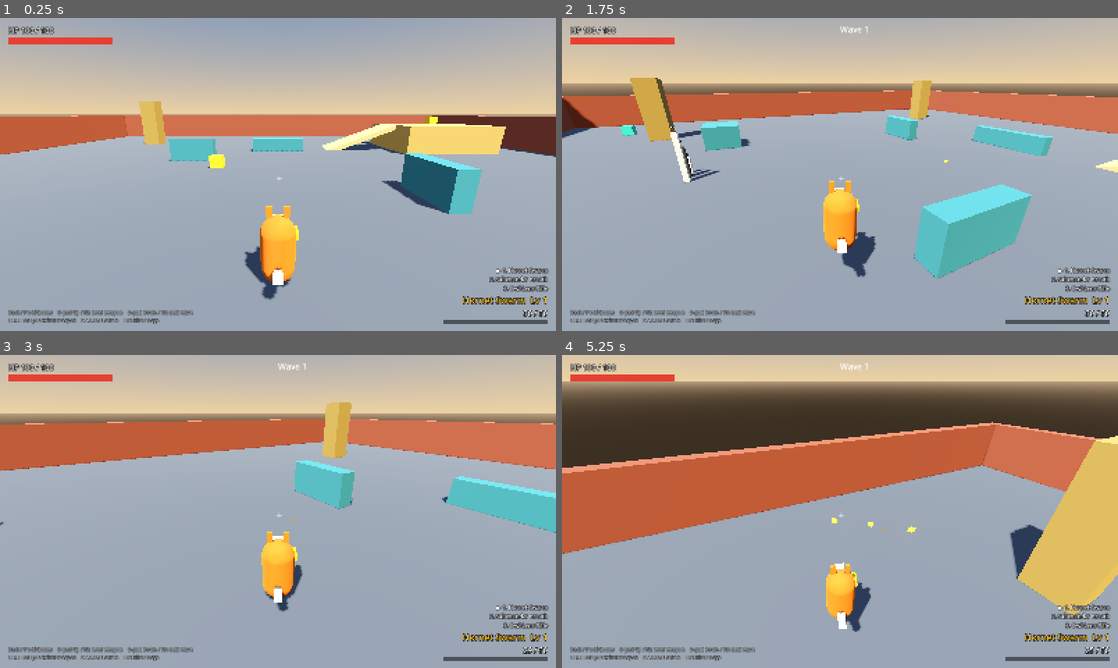
Above: before the commit, frames 1-4 (two rows, left to right).
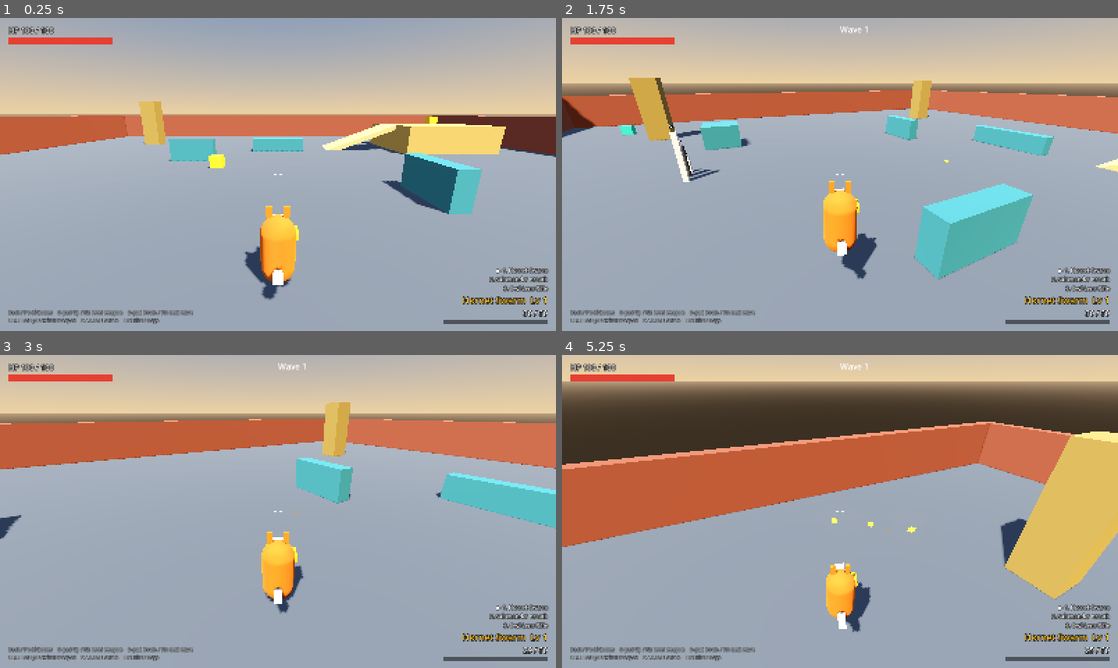
Above: after the commit, the same moments.

Repository: ArcticGizmo/project-fox
Game: Godot game, scene res://scenes/main.tscn
Same seed, same stepped clock (60 frames per second), same inputs: the game is played once before the commit and once after it.
Inputs (mouse positions are in pixels of both pictures, inside the frame that each line leads up to):
- Up to frame 1 (0.25 s): no input
- Up to frame 2 (1.75 s): move the mouse to (962, 158) at 0.52 s; press the mouse at (962, 158) at 0.53 s; hold D (move_right) 0.53-1.28 s; tap Shift (dodge) at 0.6 s; tap Space (jump) at 0.77, 1.52 s; move the mouse to (812, 174) at 1.27 s; release the mouse at (812, 174) at 1.28 s; hold W (move_forward) from 1.28 s (still down); click (812, 174) at 1.35 s; right-click (812, 174) at 1.55 s
- Up to frame 3 (3 s): keep holding W (move_forward); move the mouse to (289, 505) at 2.02 s; hold Right mouse button (strafe) 2.03-2.78 s; click (289, 505) at 2.17 s; tap Shift (dodge) at 2.3, 2.85 s; move the mouse to (272, 517) at 2.77 s
- Up to frame 4 (5.25 s): keep holding W (move_forward); tap Space (jump) at 3.02, 3.77, 4.52 s; click (834, 517) at 3.05 s; move the mouse to (878, 514) at 3.52 s; press the mouse at (878, 514) at 3.53 s; right-click (878, 514) at 3.8 s; move the mouse to (795, 508) at 4.27 s; release the mouse at (795, 508) at 4.28 s; tap Down (look_down) at 4.35 s; click (795, 508) at 4.42 s; tap Shift (dodge) at 4.55 s; move the mouse to (845, 511) at 5.02 s; press the mouse at (845, 511) at 5.03 s; tap Left (look_left) at 5.1 s

The runs differ from the first frame. In frame 1, less than 0.1% of the frame differs, in the area x 49-51%, y 49-52%; in frame 2, 1.2%; in frame 3, 2.2%; in frame 4, 6.2%, in the area x 0-100%, y 21-89%.

Commit message:
Slow strafing and add a rifle scope
Strafe (LT / RMB):
- Speed 0.85 -> 0.6 of run speed, with extra slowdown when backpedalling.
- The fox faces the camera direction rather than the aim-assist target, so
  facing no longer jitters when the lock switches between enemies.
- The camera pulls in slightly so the mode change reads.

Scoped weapons (WeaponData.zoom_fov > 0; the Owl-Lens Rifle uses 25):
- Strafe becomes a scope: over-the-shoulder camera, narrow FOV, look speed
  scaled by zoom, 0.4x move speed, 1 degree aim assist, fox hidden.
- New Reticle control draws the scope ring and the lock-on colour.

Also adds WeaponData.uses_aim_assist and AimInfo.raw_point for weapons
that should fire exactly at the reticle.

test.ps1 now re-imports until every class_name is registered; a single
import pass sometimes missed newly added scripts.

Co-Authored-By: Claude Opus 5.5 <noreply@anthropic.com>

Diff:
--- a/data/weapons/owl_lens_rifle.tres
+++ b/data/weapons/owl_lens_rifle.tres
@@ -53,5 +53,6 @@
 description = "A brass owl's eye focused into a piercing beam. Weak-spot hits crit."
 color = Color(0.55, 0.85, 1, 1)
 weapon_script = ExtResource("3_behaviour")
+zoom_fov = 25.0
 xp_to_next_level = PackedInt32Array(50, 120, 240)
 levels = Array[ExtResource("2_stats")]([SubResource("Lv1"), SubResource("Lv2"), SubResource("Lv3"), SubResource("Lv4")])
--- a/scripts/player/camera_rig.gd
+++ b/scripts/player/camera_rig.gd
@@ -12,6 +12,9 @@
 
 var _follow: Vector3 = Vector3.ZERO
 var _shake: float = 0.0
+var _view_distance: float = 0.0
+var _view_fov: float = 0.0
+var _view_shoulder: float = 0.0
 
 
 func _ready() -> void:
@@ -32,7 +35,20 @@
 	camera.fov = tuning.camera_fov
 	spring.add_child(camera)
 	GameFeel.shake_requested.connect(add_shake)
+	set_view(tuning.camera_distance, tuning.camera_fov, 0.0)
 	snap_to_target()
+
+
+## Target view; follow() blends toward it. Used for strafe and scope modes.
+func set_view(distance: float, fov: float, shoulder: float) -> void:
+	_view_distance = distance
+	_view_fov = fov
+	_view_shoulder = shoulder
+
+
+## Look speed scales with zoom so aiming stays controllable through a scope.
+func look_scale() -> float:
+	return camera.fov / tuning.camera_fov
 
 
 func apply_look(input: PlayerInputState, delta: float) -> void:
@@ -41,10 +57,11 @@
 	if mag > 0.0:
 		stick = stick / mag * pow(minf(mag, 1.0), tuning.look_response_exponent)
 	var invert := -1.0 if tuning.invert_y else 1.0
-	yaw -= stick.x * deg_to_rad(tuning.look_speed_yaw_deg) * delta
-	yaw -= deg_to_rad(input.mouse_look.x * tuning.mouse_sensitivity)
-	pitch -= stick.y * deg_to_rad(tuning.look_speed_pitch_deg) * delta * invert
-	pitch -= deg_to_rad(input.mouse_look.y * tuning.mouse_sensitivity) * invert
+	var s := look_scale()
+	yaw -= stick.x * deg_to_rad(tuning.look_speed_yaw_deg) * delta * s
+	yaw -= deg_to_rad(input.mouse_look.x * tuning.mouse_sensitivity) * s
+	pitch -= stick.y * deg_to_rad(tuning.look_speed_pitch_deg) * delta * invert * s
+	pitch -= deg_to_rad(input.mouse_look.y * tuning.mouse_sensitivity) * invert * s
 	pitch = clampf(pitch, deg_to_rad(tuning.pitch_min_deg), deg_to_rad(tuning.pitch_max_deg))
 
 
@@ -59,6 +76,10 @@
 	_follow.y = lerpf(_follow.y, desired.y, kv)
 	global_position = _follow
 	rotation = Vector3(pitch, yaw, 0.0)
+	var km := 1.0 - exp(-tuning.camera_mode_sharpness * delta)
+	spring.spring_length = lerpf(spring.spring_length, _view_distance, km)
+	spring.position.x = lerpf(spring.position.x, _view_shoulder, km)
+	camera.fov = lerpf(camera.fov, _view_fov, km)
 	_shake = maxf(0.0, _shake - tuning.shake_decay * delta)
 	var s := _shake * _shake * tuning.max_shake_offset
 	camera.h_offset = randf_range(-s, s)
--- a/scripts/player/player.gd
+++ b/scripts/player/player.gd
@@ -40,6 +40,7 @@
 
 var aim_target: Node3D = null
 var aim_point: Vector3 = Vector3.ZERO
+var raw_aim_point: Vector3 = Vector3.ZERO
 var aim_direction: Vector3 = Vector3.FORWARD
 
 var facing_yaw: float = 0.0
@@ -199,6 +200,7 @@
 	_update_timers(delta)
 	camera_rig.apply_look(input, delta)
 	_handle_weapon_switch()
+	_update_camera_mode()
 	_update_aim()
 	_move(delta)
 	_handle_fire()
@@ -233,7 +235,6 @@
 		_air_dodge_used = false
 
 	var wish := camera_relative(input.move)
-	var strafing := input.strafe_held
 
 	# Dodge
 	if input.dodge_pressed and _dodge_cooldown <= 0.0 and _dodge_time <= 0.0 and (on_floor or not _air_dodge_used):
@@ -250,8 +251,7 @@
 	if is_dodging():
 		h = _dodge_dir * tuning.dodge_speed
 	else:
-		var speed := tuning.run_speed * (tuning.strafe_speed_multiplier if strafing else 1.0)
-		var target_h := wish * speed
+		var target_h := wish * move_speed_for(wish)
 		var accel: float
 		if not on_floor:
 			accel = tuning.air_acceleration
@@ -288,6 +288,42 @@
 	move_and_slide()
 
 
+## Top speed for a wish direction: full run, strafe (slower, slowest backwards) or scoped.
+func move_speed_for(wish: Vector3) -> float:
+	if is_zoomed():
+		return tuning.run_speed * tuning.zoom_move_multiplier
+	if not is_strafing():
+		return tuning.run_speed
+	var speed := tuning.run_speed * tuning.strafe_speed_multiplier
+	if wish.length_squared() > 0.0001:
+		var backwards := maxf(0.0, -wish.normalized().dot(camera_forward()))
+		speed *= lerpf(1.0, tuning.strafe_backpedal_multiplier, backwards)
+	return speed
+
+
+func is_strafing() -> bool:
+	return input.strafe_held and not is_dead
+
+
+## Strafe with a scoped weapon (WeaponData.zoom_fov > 0) looks down the scope.
+func is_zoomed() -> bool:
+	var w := current_weapon()
+	return is_strafing() and w != null and w.data.zoom_fov > 0.0
+
+
+func camera_forward() -> Vector3:
+	return Vector3(-sin(camera_rig.yaw), 0.0, -cos(camera_rig.yaw))
+
+
+func _update_camera_mode() -> void:
+	if is_zoomed():
+		camera_rig.set_view(tuning.zoom_camera_distance, current_weapon().data.zoom_fov, tuning.zoom_shoulder_offset)
+	elif is_strafing():
+		camera_rig.set_view(tuning.strafe_camera_distance, tuning.camera_fov, 0.0)
+	else:
+		camera_rig.set_view(tuning.camera_distance, tuning.camera_fov, 0.0)
+
+
 ## Converts a stick/WASD vector into a world direction relative to the camera.
 func camera_relative(move: Vector2) -> Vector3:
 	var wish := Basis(Vector3.UP, camera_rig.yaw) * Vector3(move.x, 0.0, move.y)
@@ -297,7 +333,12 @@
 func _update_facing(delta: float) -> void:
 	var target_yaw := facing_yaw
 	var speed := deg_to_rad(tuning.turn_speed_deg)
-	if input.strafe_held or _fire_facing > 0.0:
+	if is_strafing():
+		# Lock to the camera, not the aim target, so strafing never jitters
+		# when aim assist swaps targets.
+		target_yaw = camera_rig.yaw
+		speed = deg_to_rad(tuning.fire_turn_speed_deg)
+	elif _fire_facing > 0.0:
 		target_yaw = yaw_of(aim_direction)
 		speed = deg_to_rad(tuning.fire_turn_speed_deg)
 	elif is_dodging():
@@ -332,15 +373,20 @@
 	var origin := camera_rig.get_aim_origin()
 	var dir := camera_rig.get_aim_direction()
 	# Start near the player so nothing between camera and fox is targeted.
-	var start := origin + dir * (tuning.camera_distance * 0.8)
+	var start := origin + dir * (camera_rig.spring.spring_length * 0.8)
 	var far := start + dir * tuning.aim_max_range
 	var space := get_world_3d().direct_space_state
 	var q := PhysicsRayQueryParameters3D.create(start, far, Layers.WORLD | Layers.ENEMY_HURTBOX)
 	q.collide_with_areas = true
 	var hit := space.intersect_ray(q)
-	aim_point = far if hit.is_empty() else (hit["position"] as Vector3)
-	aim_target = AimAssist.pick_target(start, dir, AimAssist.nodes_in_group(get_tree(), &"aim_targets"),
-			tuning.aim_assist_angle_deg, tuning.aim_max_range, space, muzzle.global_position)
+	raw_aim_point = far if hit.is_empty() else (hit["position"] as Vector3)
+	aim_point = raw_aim_point
+	aim_target = null
+	var w := current_weapon()
+	if w == null or w.data.uses_aim_assist:
+		var angle := tuning.zoom_aim_assist_angle_deg if is_zoomed() else tuning.aim_assist_angle_deg
+		aim_target = AimAssist.pick_target(start, dir, AimAssist.nodes_in_group(get_tree(), &"aim_targets"),
+				angle, tuning.aim_max_range, space, muzzle.global_position)
 	if aim_target != null:
 		aim_point = AimAssist.get_aim_point(aim_target)
 	var to := aim_point - muzzle.global_position
@@ -350,6 +396,7 @@
 func current_aim() -> AimInfo:
 	var aim := AimInfo.create(muzzle.global_position, aim_direction, aim_target)
 	aim.point = aim_point
+	aim.raw_point = raw_aim_point
 	return aim
 
 
@@ -458,3 +505,6 @@
 	_body_material.emission = Color(1.0, 0.1, 0.1) * _flash
 	# Blink during hurt i-frames (not dodge i-frames: dodging should look clean).
 	visual.visible = _hurt_iframes <= 0.0 or fmod(_hurt_iframes, 0.12) > 0.05
+	# Hide the fox once the scope is mostly zoomed in; at that FOV it fills the frame.
+	if is_zoomed() and camera_rig.camera.fov < tuning.camera_fov * 0.6:
+		visual.visible = false
--- a/scripts/player/player_tuning.gd
+++ b/scripts/player/player_tuning.gd
@@ -7,7 +7,9 @@
 @export var run_speed: float = 8.5
 @export var ground_acceleration: float = 70.0
 @export var ground_deceleration: float = 90.0
-@export var strafe_speed_multiplier: float = 0.85
+@export var strafe_speed_multiplier: float = 0.6
+## Extra multiplier when moving directly backwards while strafing (1 = none).
+@export var strafe_backpedal_multiplier: float = 0.75
 ## How fast the fox turns to face its movement direction.
 @export var turn_speed_deg: float = 900.0
 ## Faster turn used when snapping to the aim direction while firing.
@@ -59,8 +61,20 @@
 @export var pitch_min_deg: float = -60.0
 @export var pitch_max_deg: float = 35.0
 @export var default_pitch_deg: float = -15.0
+## How quickly distance/FOV/shoulder blend between normal, strafe and zoom views.
+@export var camera_mode_sharpness: float = 12.0
 @export var shake_decay: float = 5.0
 @export var max_shake_offset: float = 0.35
+
+
+@export_group("Strafe and zoom")
+## Camera pulls in slightly while strafing so the mode change reads.
+@export var strafe_camera_distance: float = 4.6
+## Scoped weapons (WeaponData.zoom_fov > 0) use this over-the-shoulder view.
+@export var zoom_camera_distance: float = 2.4
+@export var zoom_shoulder_offset: float = 0.75
+@export var zoom_move_multiplier: float = 0.4
+@export var zoom_aim_assist_angle_deg: float = 1.0
 
 
 func jump_velocity() -> float:
--- a/scripts/ui/hud.gd
+++ b/scripts/ui/hud.gd
@@ -12,7 +12,7 @@
 var _ammo_label: Label
 var _xp_bar: ProgressBar
 var _weapon_list: Label
-var _crosshair: Label
+var _reticle: Reticle
 var _wave_label: Label
 var _popup: Label
 var _popup_tween: Tween
@@ -41,13 +41,8 @@
 	var help := _label(bottom_left, HELP_TEXT, 14)
 	help.modulate.a = 0.6
 
-	_crosshair = Label.new()
-	_crosshair.text = "+"
-	_crosshair.add_theme_font_size_override(&"font_size", 30)
-	_crosshair.horizontal_alignment = HORIZONTAL_ALIGNMENT_CENTER
-	_crosshair.vertical_alignment = VERTICAL_ALIGNMENT_CENTER
-	_crosshair.set_anchors_and_offsets_preset(Control.PRESET_CENTER)
-	root.add_child(_crosshair)
+	_reticle = Reticle.new()
+	root.add_child(_reticle)
 
 	_wave_label = Label.new()
 	_wave_label.add_theme_font_size_override(&"font_size", 24)
@@ -84,7 +79,8 @@
 
 func _process(_delta: float) -> void:
 	if _player != null:
-		_crosshair.modulate = Color(1, 0.3, 0.2) if _player.aim_target != null else Color(1, 1, 1, 0.8)
+		_reticle.locked = _player.aim_target != null
+		_reticle.zoomed = _player.is_zoomed()
 
 
 func _on_health_changed(current: float, maximum: float) -> void:
--- /dev/null
+++ b/scripts/ui/reticle.gd
@@ -0,0 +1,37 @@
+class_name Reticle
+extends Control
+## Screen-centre reticle. Small cross normally, red when aim assist has a
+## target, and a scope ring with long cross-hairs when zoomed.
+
+var locked: bool = false:
+	set(value):
+		if value != locked:
+			locked = value
+			queue_redraw()
+var zoomed: bool = false:
+	set(value):
+		if value != zoomed:
+			zoomed = value
+			queue_redraw()
+
+
+func _ready() -> void:
+	mouse_filter = Control.MOUSE_FILTER_IGNORE
+	set_anchors_and_offsets_preset(Control.PRESET_FULL_RECT)
+
+
+func _draw() -> void:
+	var c := size * 0.5
+	var col := Color(1, 0.3, 0.2) if locked else Color(1, 1, 1, 0.85)
+	if zoomed:
+		var r := minf(size.x, size.y) * 0.38
+		draw_arc(c, r, 0.0, TAU, 96, Color(0, 0, 0, 0.6), 6.0, true)
+		draw_arc(c, r, 0.0, TAU, 96, Color(1, 1, 1, 0.5), 2.0, true)
+		draw_line(c + Vector2(-r, 0), c + Vector2(-6, 0), col, 1.5, true)
+		draw_line(c + Vector2(6, 0), c + Vector2(r, 0), col, 1.5, true)
+		draw_line(c + Vector2(0, -r), c + Vector2(0, -6), col, 1.5, true)
+		draw_line(c + Vector2(0, 6), c + Vector2(0, r), col, 1.5, true)
+		draw_circle(c, 2.0, col)
+	else:
+		for d: Vector2 in [Vector2.LEFT, Vector2.RIGHT, Vector2.UP, Vector2.DOWN]:
+			draw_line(c + d * 4.0, c + d * 11.0, col, 2.0, true)
--- a/scripts/weapons/aim_info.gd
+++ b/scripts/weapons/aim_info.gd
@@ -7,6 +7,8 @@
 ## Aim-assist target, may be null.
 var target: Node3D = null
 var point: Vector3 = Vector3.ZERO
+## Where the reticle ray hit, ignoring aim assist.
+var raw_point: Vector3 = Vector3.ZERO
 
 
 static func create(p_origin: Vector3, p_direction: Vector3, p_target: Node3D = null) -> AimInfo:
@@ -15,4 +17,5 @@
 	aim.direction = p_direction.normalized()
 	aim.target = p_target
 	aim.point = p_origin + aim.direction * 30.0
+	aim.raw_point = aim.point
 	return aim
--- a/scripts/weapons/weapon_data.gd
+++ b/scripts/weapons/weapon_data.gd
@@ -11,6 +11,10 @@
 ## Script extending Weapon that implements the firing behaviour.
 @export var weapon_script: GDScript
 @export var ammo_per_shot: int = 1
+## False = fires exactly at the reticle (no lock-on), e.g. the basic blaster.
+@export var uses_aim_assist: bool = true
+## > 0 makes the strafe trigger a scope with this camera FOV.
+@export var zoom_fov: float = 0.0
 @export var xp_to_next_level: PackedInt32Array = PackedInt32Array()
 @export var levels: Array[WeaponLevelStats] = []
 
--- a/tests/unit/test_player.gd
+++ b/tests/unit/test_player.gd
@@ -26,6 +26,51 @@
 	pad.next.move = Vector2.ZERO
 	await wait_seconds(0.3)
 	assert_true(Vector3(player.velocity.x, 0, player.velocity.z).length() < 0.01, "stops when stick released")
+
+
+func _horizontal_speed() -> float:
+	return Vector3(player.velocity.x, 0, player.velocity.z).length()
+
+
+func test_strafe_is_slower_and_slowest_backwards() -> void:
+	pad.next.strafe_held = true
+	pad.next.move = Vector2(1, 0)
+	await wait_seconds(0.6)
+	var t := player.tuning
+	assert_near(_horizontal_speed(), t.run_speed * t.strafe_speed_multiplier, 0.05, "sideways strafe speed")
+	pad.next.move = Vector2(0, 1)
+	await wait_seconds(0.6)
+	assert_near(_horizontal_speed(), t.run_speed * t.strafe_speed_multiplier * t.strafe_backpedal_multiplier, 0.05, "backpedal speed")
+
+
+func test_strafe_faces_camera_not_movement() -> void:
+	pad.next.strafe_held = true
+	pad.next.move = Vector2(1, 0)
+	await wait_seconds(0.5)
+	assert_near(player.facing_yaw, player.camera_rig.yaw, 0.01, "faces camera while moving sideways")
+
+
+func test_rifle_scope_zooms_and_slows() -> void:
+	pad.next.weapon_slot = player.weapon_paths.find("res://data/weapons/owl_lens_rifle.tres")
+	await wait_frames(1)
+	pad.next.strafe_held = true
+	pad.next.move = Vector2(0, -1)
+	await wait_seconds(0.8)
+	assert_true(player.is_zoomed(), "rifle + strafe = scoped")
+	var w := player.current_weapon()
+	assert_near(player.camera_rig.camera.fov, w.data.zoom_fov, 1.0, "scope FOV")
+	assert_near(_horizontal_speed(), player.tuning.run_speed * player.tuning.zoom_move_multiplier, 0.05, "scoped move speed")
+	assert_true(player.camera_rig.look_scale() < 0.5, "look speed reduced when scoped")
+
+
+func test_unscoped_weapon_only_strafes() -> void:
+	pad.next.weapon_slot = player.weapon_paths.find("res://data/weapons/hornet_swarm.tres")
+	await wait_frames(1)
+	pad.next.strafe_held = true
+	await wait_seconds(0.8)
+	assert_false(player.is_zoomed(), "hornets have no scope")
+	assert_near(player.camera_rig.camera.fov, player.tuning.camera_fov, 0.5, "normal FOV")
+	assert_near(player.camera_rig.spring.spring_length, player.tuning.strafe_camera_distance, 0.1, "strafe camera pulls in")
 
 
 func _measure_apex(hold_frames: int) -> float:
--- a/tools/screenshot.gd
+++ b/tools/screenshot.gd
@@ -20,6 +20,7 @@
 	add_child(arena)
 	await get_tree().create_timer(wait).timeout
 	await _capture("gameplay.png")
+	await _capture_scoped(arena.get("player") as Player)
 	# Pull the trigger through the real input map (same path as a controller).
 	Input.action_press(&"fire")
 	await get_tree().create_timer(0.2).timeout
@@ -39,6 +40,29 @@
 	get_tree().quit()
 
 
+## Equip the scoped rifle via its number key, hold strafe, capture, restore.
+func _capture_scoped(player: Player) -> void:
+	var slot := player.weapon_paths.find("res://data/weapons/owl_lens_rifle.tres")
+	if slot < 0:
+		return
+	var key := StringName("weapon_slot_%d" % (slot + 1))
+	var previous := player.current_weapon_index
+	Input.action_press(key)
+	await get_tree().physics_frame
+	await get_tree().physics_frame
+	Input.action_release(key)
+	Input.action_press(&"strafe")
+	await get_tree().create_timer(0.6).timeout
+	await _capture("scoped.png")
+	Input.action_release(&"strafe")
+	key = StringName("weapon_slot_%d" % (previous + 1))
+	Input.action_press(key)
+	await get_tree().physics_frame
+	await get_tree().physics_frame
+	Input.action_release(key)
+	await get_tree().create_timer(0.4).timeout
+
+
 func _capture(file_name: String) -> void:
 	await RenderingServer.frame_post_draw
 	var img := get_viewport().get_texture().get_image()
Not shown, added: scripts/ui/reticle.gd.uid
Not shown, changed: tools/test.ps1
